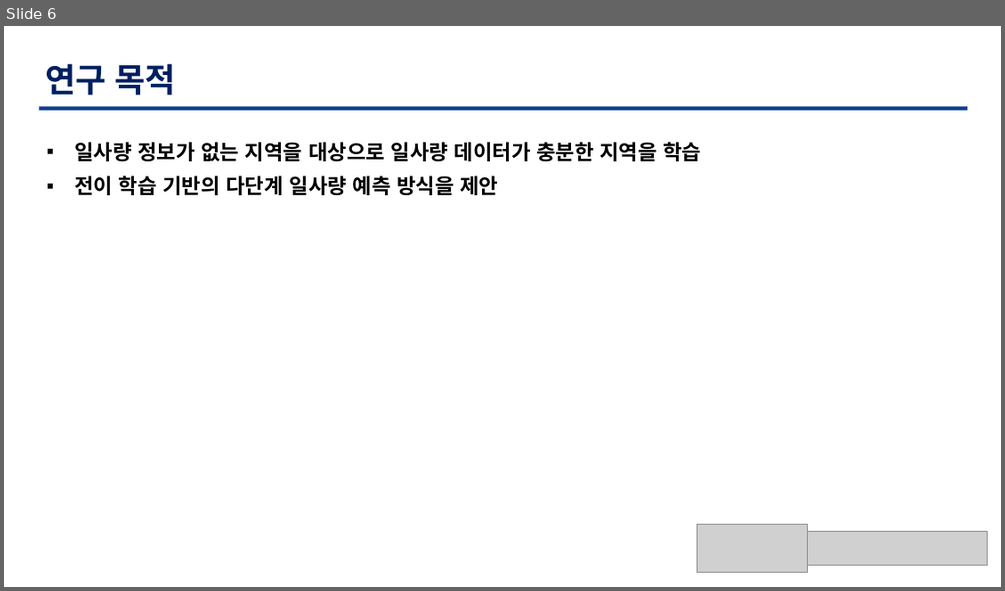
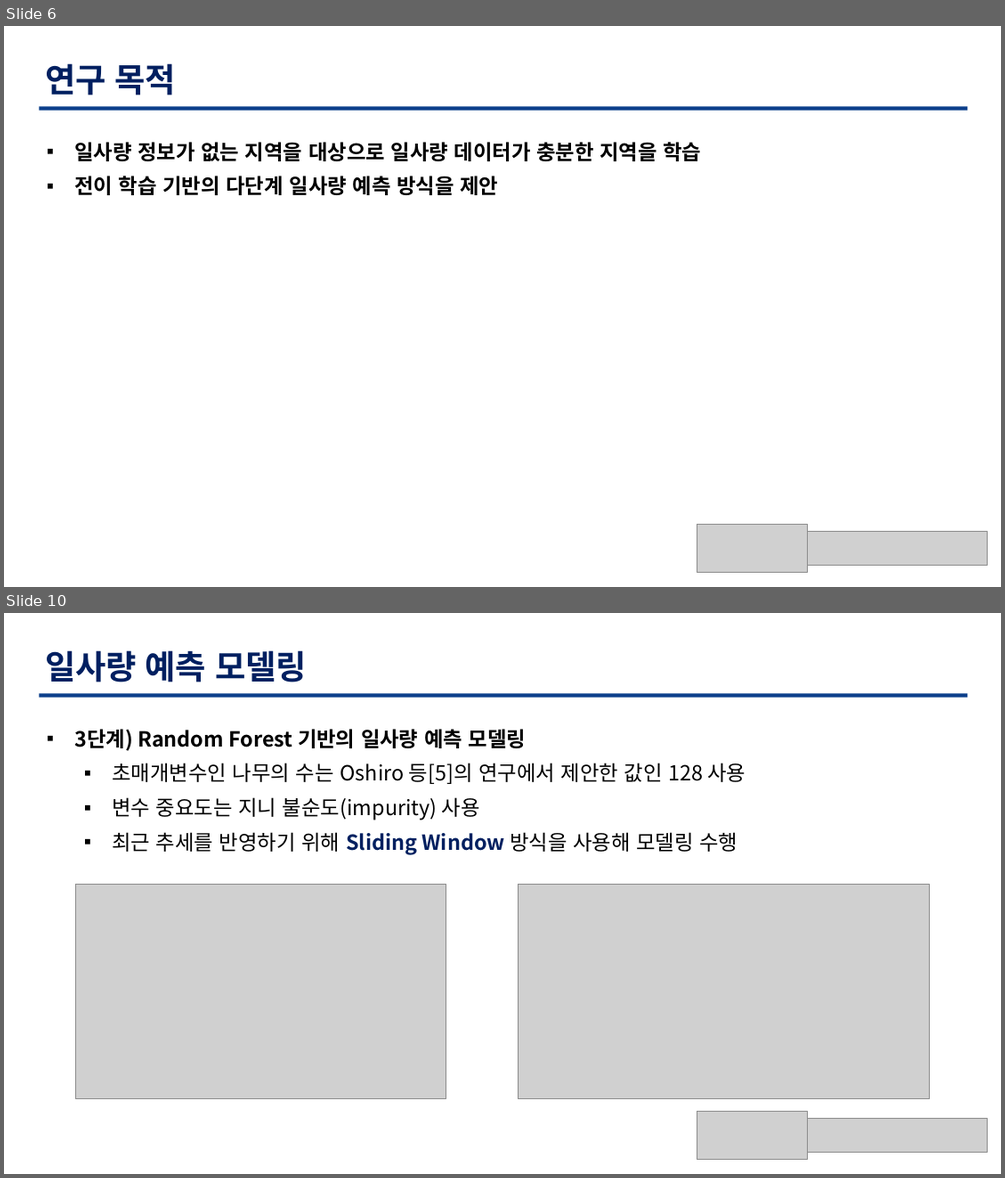
Before and after one commit to TaegyuHan/Solar_radiation_prediction_model, a slide deck: KICS_PT/[KICS] 모델 poster.pptx. Shown one above the other, each under a label of ours: slide 6 before the commit, slides 6 and 10 after it; the slides between them are not shown. The pictures are 1005x591 and 1005x1178 pixels, drawn with LibreOffice and Linux fonts; fonts in the diff are those of the drawing; grey boxes stand for pictures. Boxes give left, top, right and bottom in pixels: in the first picture for what was removed or moved away, otherwise in the second. Text is boxed around its words. In the diff, an @@ line names an element or a change of style, - is before the commit and + after.

```diff
--- a/KICS_PT/[KICS] 모델 poster.pptx
+++ b/KICS_PT/[KICS] 모델 poster.pptx
@@ slide 10 added at bbox=[4, 613, 1001, 1174], background #FFFFFF @@
@@ text added at bbox=[45, 650, 307, 682], 32 pt, text #001F60, bold @@
+일사량 예측 모델링
@@ freeform shape added at bbox=[39, 694, 968, 698], fill #0C3F8B @@
@@ text added at bbox=[74, 729, 745, 855], 20 pt, text #000000 @@
+▪ 3단계) Random Forest 기반의 일사량 예측 모델링
+  ▪ 초매개변수인 나무의 수는 Oshiro 등[5]의 연구에서 제안한 값인 128 사용
+  ▪ 변수 중요도는 지니 불순도(impurity) 사용
+  ▪ 최근 추세를 반영하기 위해 Sliding Window 방식을 사용해 모델링 수행
@@ picture added at bbox=[76, 884, 446, 1098] @@
@@ picture added at bbox=[518, 884, 929, 1098] @@
@@ picture added at bbox=[697, 1111, 808, 1159] @@
@@ picture added at bbox=[808, 1118, 988, 1152] @@
```
Also in this commit, not shown: 6 slides changed, 2 other slides added, 3 slides removed.
